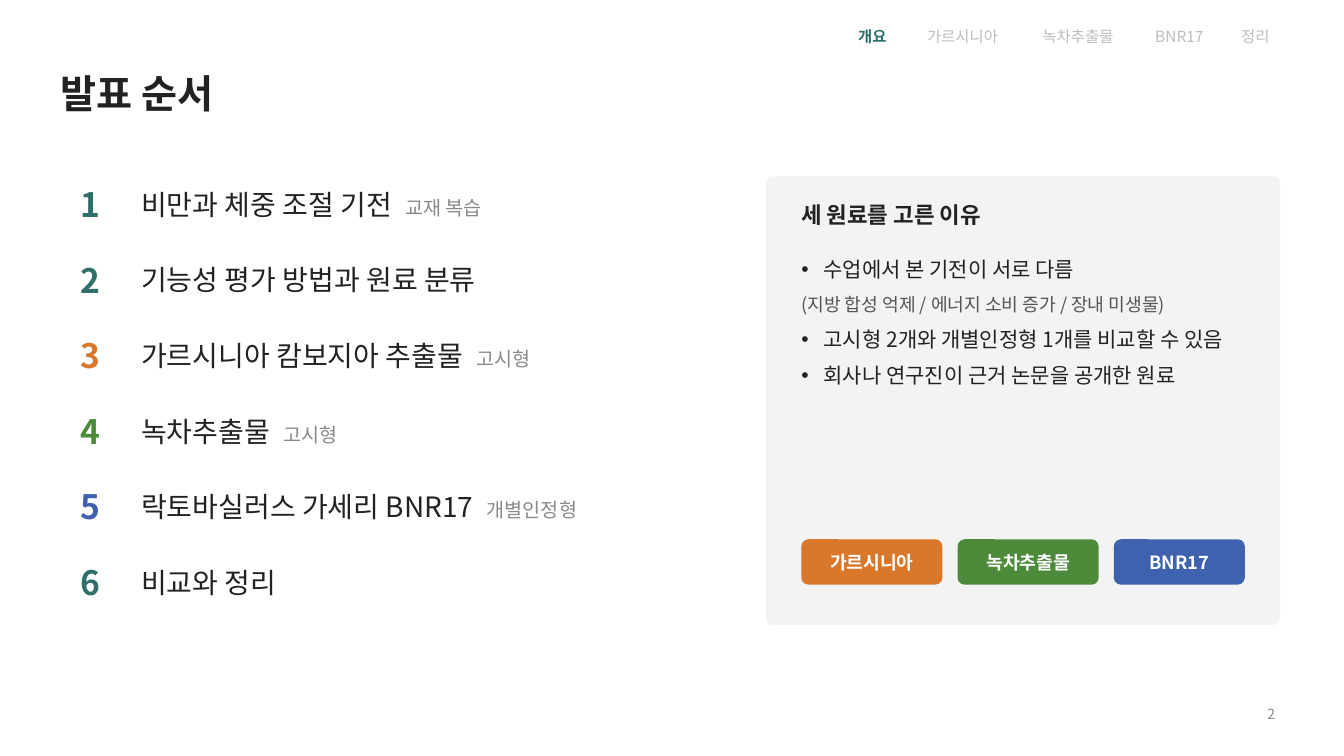
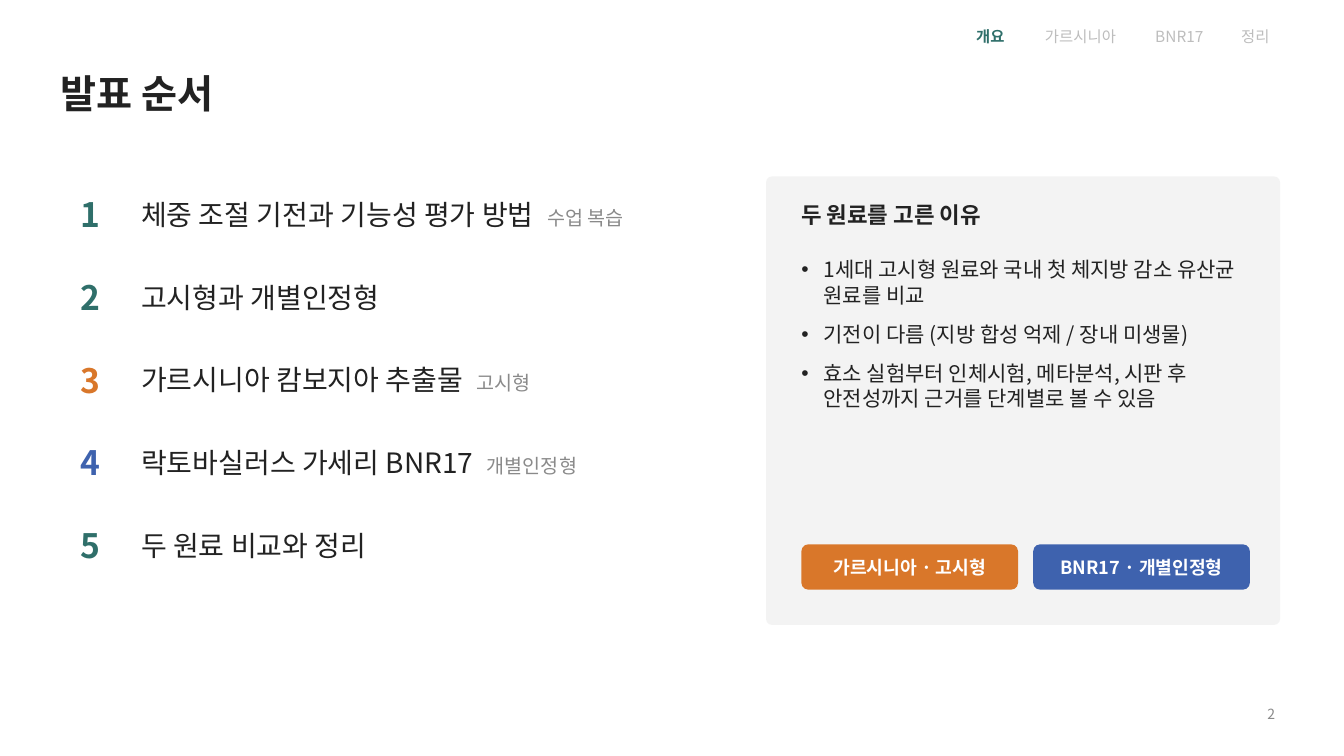
Before and after one commit to logvinca99-cell/logvinca, a slide deck: slide 2 of 발표자료/체중조절_발표_기능성식품학.pptx. Drawn at 1344x756 pixels with LibreOffice and Linux fonts; fonts in the diff are those of the drawing. Boxes give left, top, right and bottom in pixels: in the first picture for what was removed or moved away, otherwise in the second. Text is boxed around its words. In the diff, an @@ line names an element or a change of style, - is before the commit and + after.

```diff
--- a/발표자료/체중조절_발표_기능성식품학.pptx
+++ b/발표자료/체중조절_발표_기능성식품학.pptx
@@ text "개요" moved from (x1=858, y1=29, x2=886, y2=44) to (x1=976, y1=29, x2=1004, y2=44) @@
@@ text "가르시니아" moved from (x1=927, y1=29, x2=998, y2=43) to (x1=1045, y1=29, x2=1116, y2=43) @@
@@ text removed at (x1=1043, y1=29, x2=1114, y2=43) @@
-녹차추출물
@@ text "1" moved from (x1=81, y1=192, x2=101, y2=217) to (x1=81, y1=202, x2=101, y2=227) @@
@@ text at (x1=141, y1=202, x2=624, y2=228): text changed @@
-비만과 체중 조절 기전 교재 복습
+체중 조절 기전과 기능성 평가 방법 수업 복습
@@ text at (x1=801, y1=204, x2=981, y2=225): text changed @@
-세 원료를 고른 이유
+두 원료를 고른 이유
@@ text "2" moved from (x1=81, y1=267, x2=101, y2=293) to (x1=81, y1=284, x2=101, y2=310) @@
@@ text removed at (x1=141, y1=267, x2=476, y2=293) @@
-기능성 평가 방법과 원료 분류
@@ text at (x1=824, y1=259, x2=1235, y2=408): text changed @@
-• 수업에서 본 기전이 서로 다름
-(지방 합성 억제 / 에너지 소비 증가 / 장내 미생물)
-• 고시형 2개와 개별인정형 1개를 비교할 수 있음
-• 회사나 연구진이 근거 논문을 공개한 원료
+• 1세대 고시형 원료와 국내 첫 체지방 감소 유산균 원료를 비교
+• 기전이 다름 (지방 합성 억제 / 장내 미생물)
+• 효소 실험부터 인체시험, 메타분석, 시판 후 안전성까지 근거를 단계별로 볼 수 있음
@@ text added at (x1=141, y1=284, x2=380, y2=311), 20 pt, text #222222 @@
+고시형과 개별인정형
@@ text "3" moved from (x1=81, y1=342, x2=101, y2=369) to (x1=81, y1=367, x2=101, y2=394) @@
@@ text "가르시니아 캄보지아 추출물 고시형" moved from (x1=141, y1=342, x2=531, y2=369) to (x1=141, y1=366, x2=531, y2=393) @@
@@ text removed at (x1=141, y1=418, x2=337, y2=445) @@
-녹차추출물 고시형
@@ text "4" moved from (x1=81, y1=419, x2=101, y2=444) to (x1=81, y1=450, x2=101, y2=475) @@
@@ text "4" at (x1=81, y1=450, x2=101, y2=475): text colour #4D8A3A to #3E62AE @@
@@ text "락토바실러스 가세리 BNR17 개별인정형" moved from (x1=141, y1=494, x2=577, y2=520) to (x1=141, y1=450, x2=577, y2=476) @@
@@ text "5" moved from (x1=81, y1=494, x2=101, y2=520) to (x1=81, y1=533, x2=101, y2=559) @@
@@ text "5" at (x1=81, y1=533, x2=101, y2=559): text colour #3E62AE to #2F6F6A @@
@@ text at (x1=141, y1=533, x2=367, y2=559): text changed @@
-비교와 정리
+두 원료 비교와 정리
@@ rounded rectangle removed at (x1=958, y1=539, x2=1099, y2=585) @@
-녹차추출물
@@ rounded rectangle removed at (x1=1114, y1=539, x2=1245, y2=585) @@
-BNR17
@@ text removed at (x1=81, y1=569, x2=101, y2=596) @@
-6
@@ rounded rectangle "가르시니아 · 고시형" resized from (x1=802, y1=539, x2=943, y2=585) to (x1=802, y1=544, x2=1018, y2=590) @@
@@ text in rounded rectangle at (x1=833, y1=558, x2=986, y2=576): text changed @@
-가르시니아
+가르시니아 · 고시형
@@ rounded rectangle added at (x1=1033, y1=544, x2=1250, y2=590), fill #3E62AE, 13 pt, text #FFFFFF, bold @@
+BNR17 · 개별인정형
```
Also in this commit, not shown: 12 other slides changed, 8 slides added, 8 slides removed.
